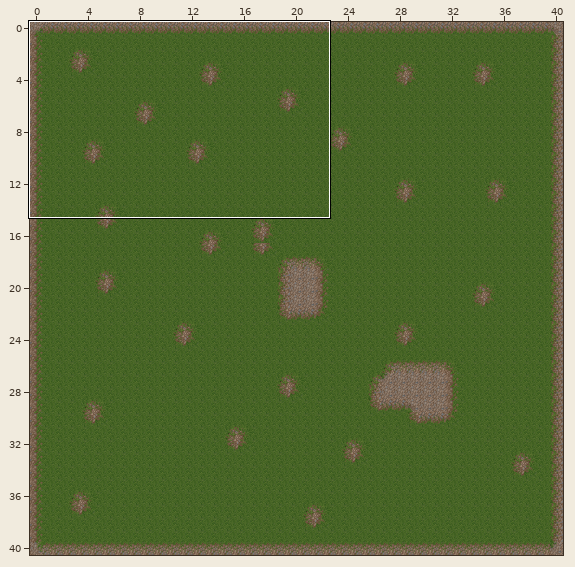
A Tiled map gets an edit: PvT/Assets/config/maps/level1.tmx. The picture above shows the old version from afar; the outline marks the close-up.
Close-up. Before the commit:
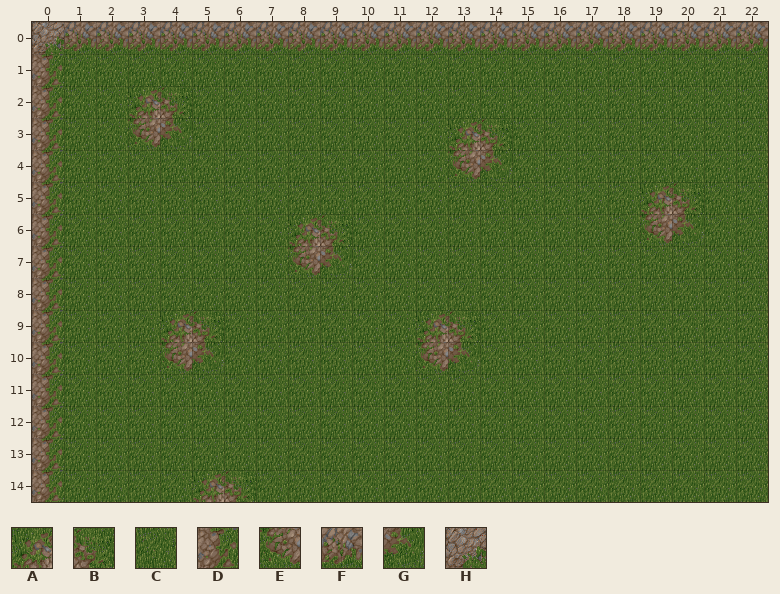
Cells are 40x40 px. Shown: x 0..22, y 0..14.
Key: from "tiled": A 0, B 2, C 3, D 6, E 9, F 10, G 11, H 13.
_ is an empty cell.
Layer "ground" before, first column x 0:
 0 HFFFFFFFFFFFFFFFFFFFFFF
 1 DCCCCCCCCCCCCCCCCCCCCCC
 2 DCCABCCCCCCCCCCCCCCCCCC
 3 DCCEGCCCCCCCCABCCCCCCCC
 4 DCCCCCCCCCCCCEGCCCCCCCC
 5 DCCCCCCCCCCCCCCCCCCABCC
 6 DCCCCCCCABCCCCCCCCCEGCC
 7 DCCCCCCCEGCCCCCCCCCCCCC
 8 DCCCCCCCCCCCCCCCCCCCCCC
 9 DCCCABCCCCCCABCCCCCCCCC
10 DCCCEGCCCCCCEGCCCCCCCCC
11 DCCCCCCCCCCCCCCCCCCCCCC
12 DCCCCCCCCCCCCCCCCCCCCCC
13 DCCCCCCCCCCCCCCCCCCCCCC
14 DCCCCABCCCCCCCCCCCCCCCC
Now the later version:
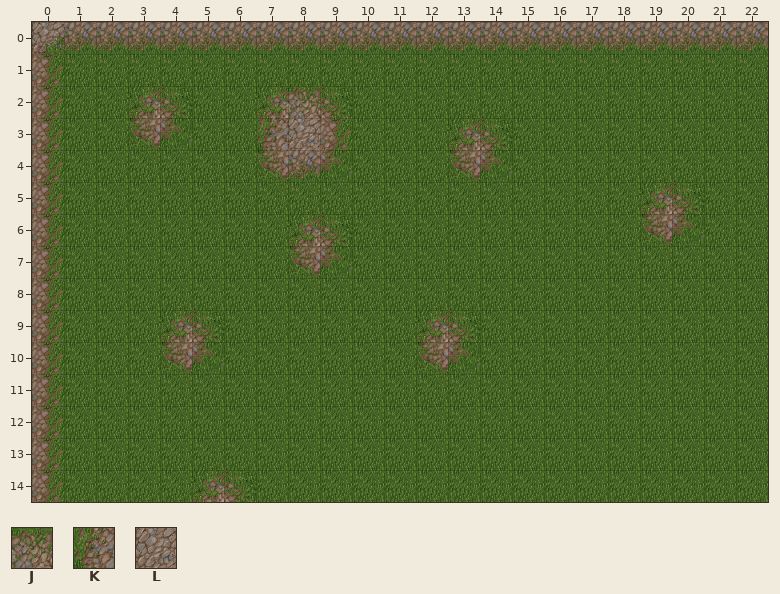
Further tiles: from "tiled": J 1, K 4, L 5.
Edits made:
Changed rows in their new state; . is an unchanged cell.
Layer "ground":
first column x 7:
 2 AJB
 3 KLD
 4 EFG
Boxes around the changes in both close-ups, in picture pixels (x1, y1, x2, y2):
changed: (256, 86, 352, 182)
